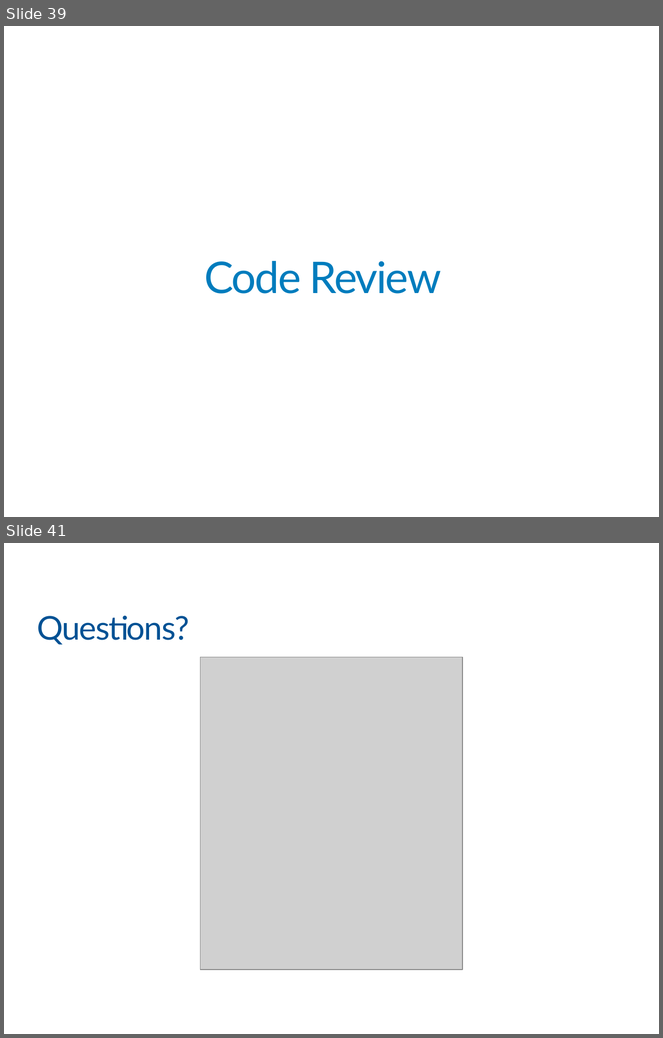
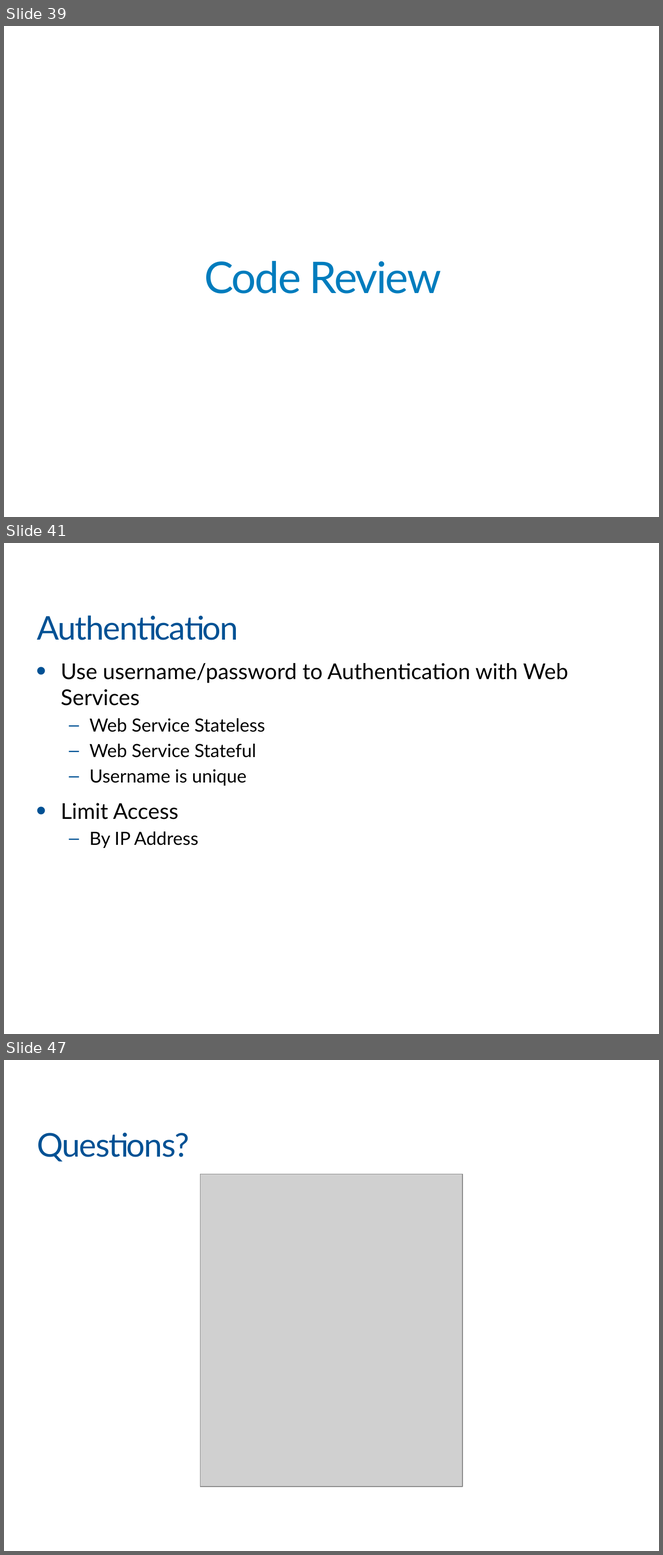
Before and after one commit to khanhnnvn/Mine, a slide deck: xmind/VIB_Part5.pptx. Shown one above the other, each under a label of ours: slides 39 and 41 before the commit, slides 39, 41 and 47 after it; the slides between them are not shown. The pictures are 663x1038 and 663x1555 pixels, drawn with LibreOffice and Linux fonts; fonts in the diff are those of the drawing; grey boxes stand for pictures; background and template pictures are left out. Boxes give left, top, right and bottom in pixels: in the first picture for what was removed or moved away, otherwise in the second. Text is boxed around its words. In the diff, an @@ line names an element or a change of style, - is before the commit and + after.

```diff
--- a/xmind/VIB_Part5.pptx
+++ b/xmind/VIB_Part5.pptx
@@ slide 41 added at [4, 543, 659, 1034], background #FFFFFF @@
@@ title added at [37, 615, 238, 640], 36 pt, text #005194 @@
+Authentication
@@ text added at [61, 663, 569, 848], 20 pt, text #000000 @@
+• Use username/password to Authentication with Web Services
+  – Web Service Stateless
+  – Web Service Stateful
+  – Username is unique
+• Limit Access
+  – By IP Address
@@ what was slide 41 is now slide 47 @@
```
Also in this commit, not shown: 2 slides changed, 6 other slides added, 7 other files.
